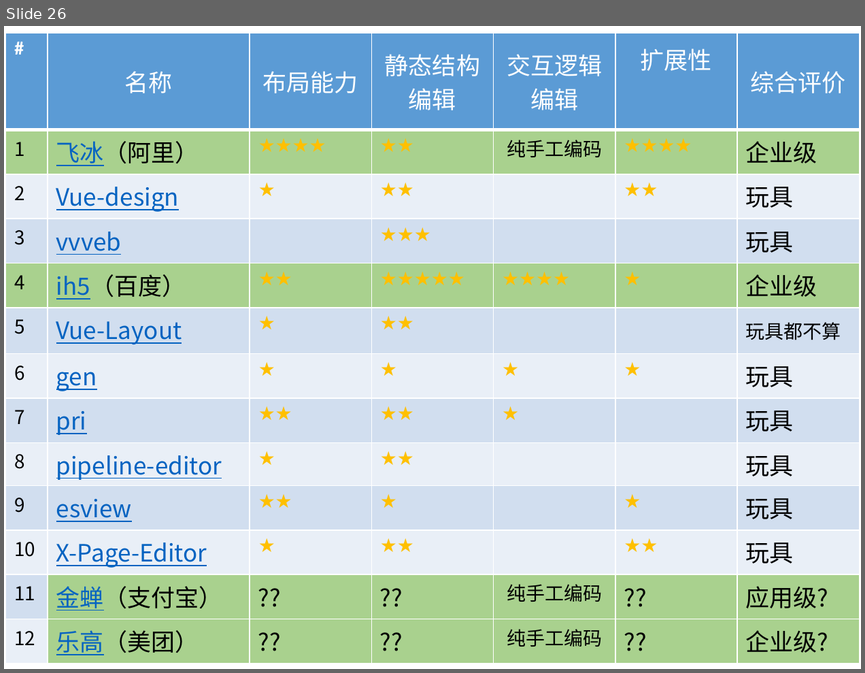
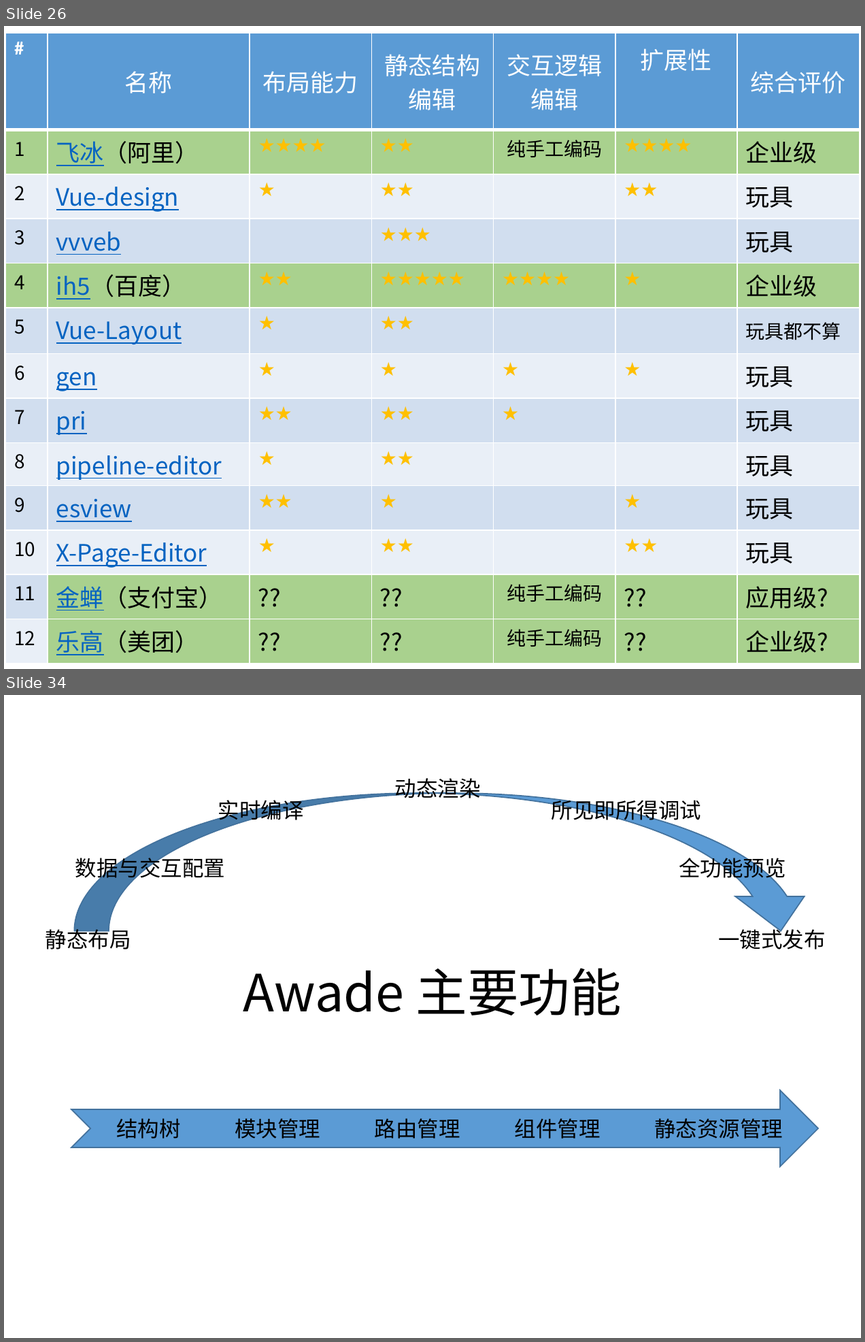
Before and after one commit to yibit/jigsaw, a slide deck: 让任何人迅速成为大前端开发者.pptx. Shown one above the other, each under a label of ours: slide 26 before the commit, slides 26 and 34 after it; the slides between them are not shown. The pictures are 865x673 and 865x1342 pixels, drawn with LibreOffice and Linux fonts; fonts in the diff are those of the drawing. Boxes give left, top, right and bottom in pixels: in the first picture for what was removed or moved away, otherwise in the second. Text is boxed around its words. In the diff, an @@ line names an element or a change of style, - is before the commit and + after.

```diff
--- a/让任何人迅速成为大前端开发者.pptx
+++ b/让任何人迅速成为大前端开发者.pptx
@@ slide 34 added at bbox=[4, 695, 861, 1338], background #FFFFFF @@
@@ curved down arrow added at bbox=[74, 793, 815, 930], fill #5B9BD5, outline #43739E 1 pt @@
@@ text added at bbox=[218, 796, 304, 824], 18 pt, text #000000 @@
+实时编译
@@ text added at bbox=[395, 778, 481, 798], 18 pt, text #000000 @@
+动态渲染
@@ text added at bbox=[551, 798, 701, 824], 18 pt, text #000000 @@
+所见即所得调试
@@ text added at bbox=[75, 854, 225, 882], 18 pt, text #000000 @@
+数据与交互配置
@@ text added at bbox=[679, 854, 786, 882], 18 pt, text #000000 @@
+全功能预览
@@ text added at bbox=[45, 925, 131, 949], 18 pt, text #000000 @@
+静态布局
@@ text added at bbox=[718, 925, 825, 949], 18 pt, text #000000 @@
+一键式发布
@@ title added at bbox=[243, 968, 621, 1015], 43.2 pt, text #000000 @@
+Awade 主要功能
@@ notched right arrow added at bbox=[72, 1090, 818, 1166], fill #5B9BD5, outline #43739E 1 pt @@
@@ text added at bbox=[116, 1118, 180, 1138], 18 pt, text #000000 @@
+结构树
@@ text added at bbox=[235, 1118, 320, 1138], 18 pt, text #000000 @@
+模块管理
@@ text added at bbox=[375, 1118, 460, 1138], 18 pt, text #000000 @@
+路由管理
@@ text added at bbox=[515, 1118, 600, 1138], 18 pt, text #000000 @@
+组件管理
@@ text added at bbox=[654, 1118, 783, 1138], 18 pt, text #000000 @@
+静态资源管理
```
Also in this commit, not shown: 16 slides changed, 20 other slides added.
